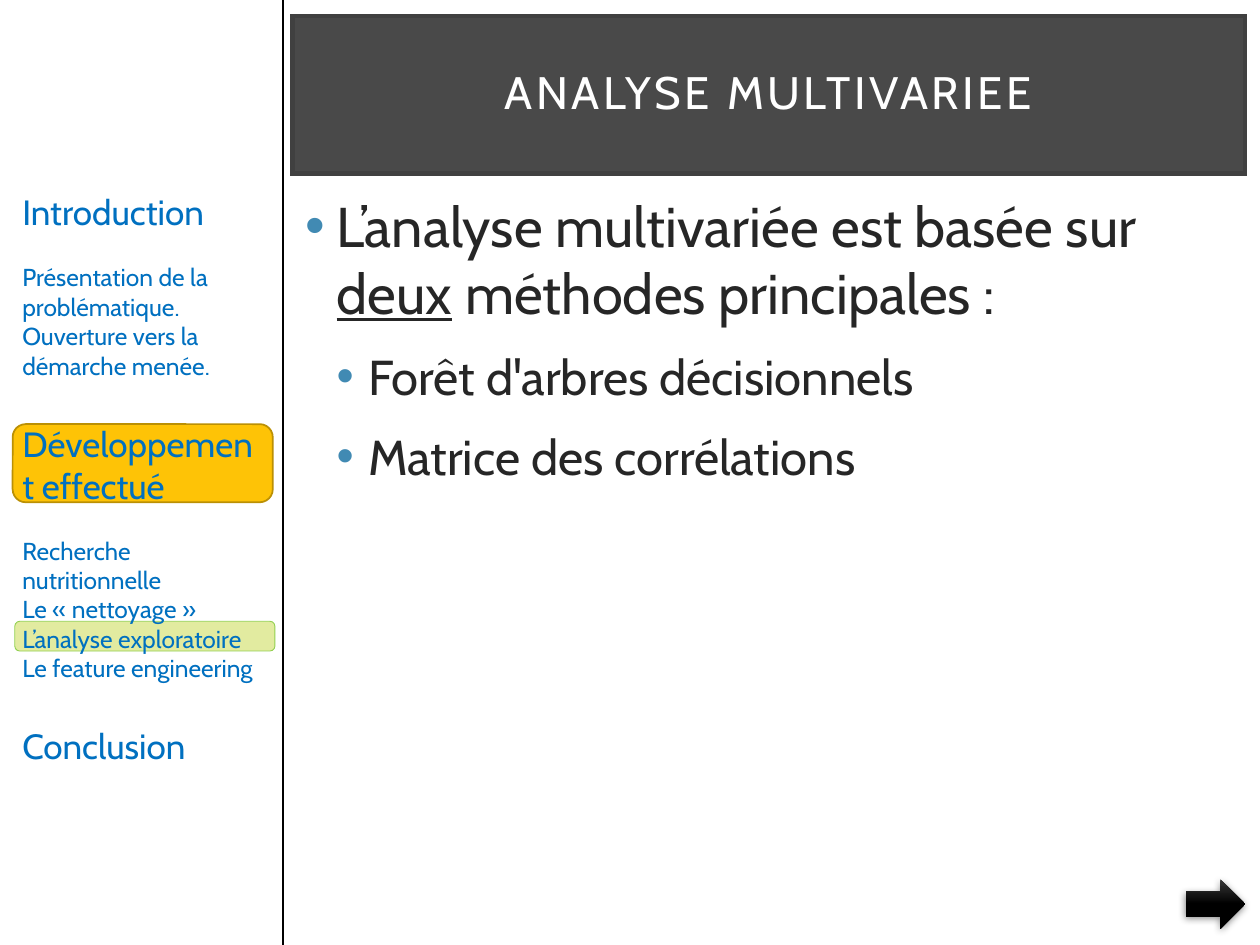
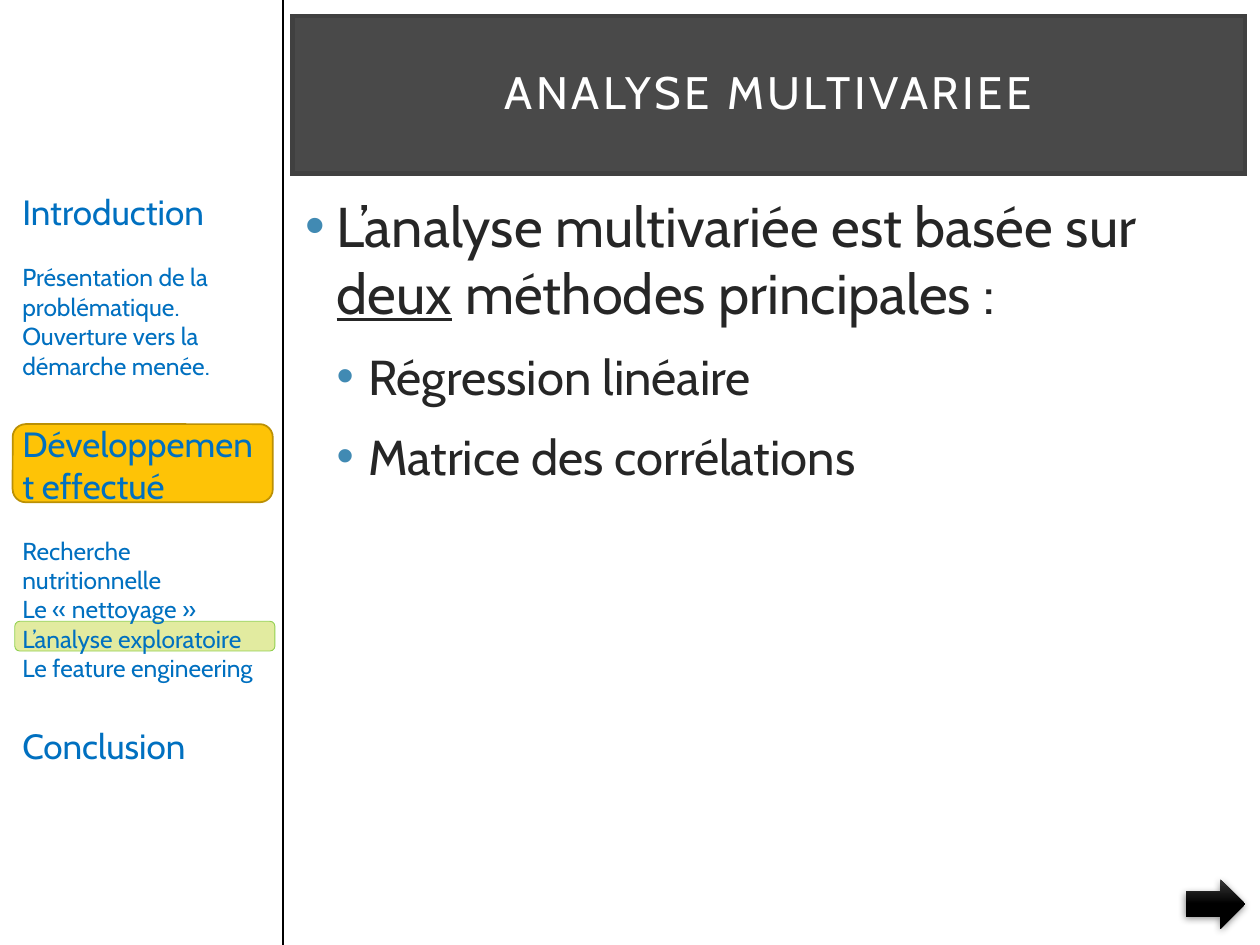
Before and after one commit to pfroide/python, a slide deck: slide 26 of Projet_2/presentation_v4.pptx (slide 20 before the commit). Drawn at 1260x945 pixels with LibreOffice and Linux fonts; fonts in the diff are those of the drawing. Boxes give left, top, right and bottom in pixels: in the first picture for what was removed or moved away, otherwise in the second. Text is boxed around its words. In the diff, an @@ line names an element or a change of style, - is before the commit and + after.

```diff
--- a/Projet_2/presentation_v4.pptx
+++ b/Projet_2/presentation_v4.pptx
@@ text at bbox=[368, 358, 751, 406]: text changed @@
-  • Forêt d'arbres décisionnels
+  • Régression linéaire
```
Also in this commit, not shown: 4 other slides changed, 9 slides added, 3 slides removed.
